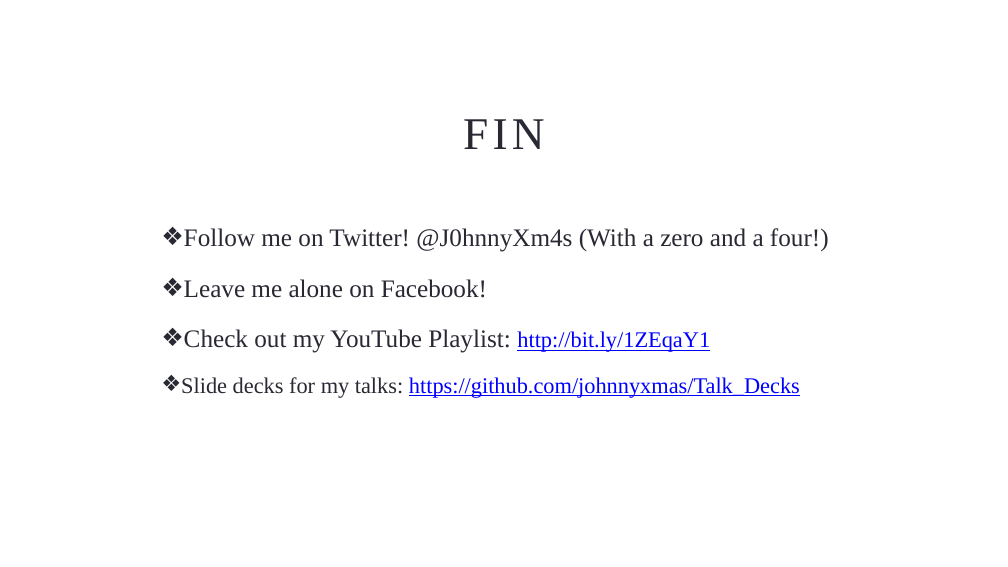
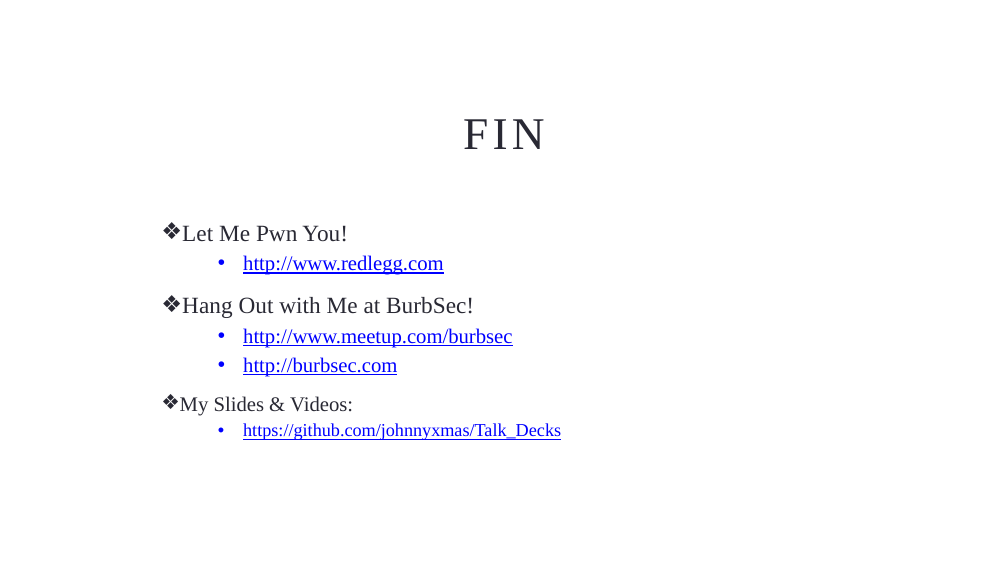
Before and after one commit to johnnyxmas/Talk_Decks, a slide deck: slide 28 of 2015/1993 BC Series/GET OFF MY LAN/1993 BC - Get Off My LAN (Hacking in the 90s)(FULL).pptx. Drawn at 1008x567 pixels with LibreOffice and Linux fonts; fonts in the diff are those of the drawing; background and template pictures are left out. Boxes give left, top, right and bottom in pixels: in the first picture for what was removed or moved away, otherwise in the second. Text is boxed around its words. In the diff, an @@ line names an element or a change of style, - is before the commit and + after.

```diff
--- a/2015/1993 BC Series/GET OFF MY LAN/1993 BC - Get Off My LAN (Hacking in the 90s)(FULL).pptx
+++ b/2015/1993 BC Series/GET OFF MY LAN/1993 BC - Get Off My LAN (Hacking in the 90s)(FULL).pptx
@@ text at [180,225,561,440]: text changed; size 18 to 14.8 pt; text colour #292934 to #0000FF @@
-❖ Follow me on Twitter! @J0hnnyXm4s (With a zero and a four!)
-❖ Leave me alone on Facebook!
-❖ Check out my YouTube Playlist: http://bit.ly/1ZEqaY1
-❖ Slide decks for my talks: https://github.com/johnnyxmas/Talk_Decks
+❖ Let Me Pwn You!
+  • http://www.redlegg.com
+❖ Hang Out with Me at BurbSec!
+  • http://www.meetup.com/burbsec
+  • http://burbsec.com
+❖ My Slides & Videos:
+  • https://github.com/johnnyxmas/Talk_Decks
```
Also in this commit, not shown: 14 other slides changed, 1 slide added, 1 slide removed, 5 other files.
